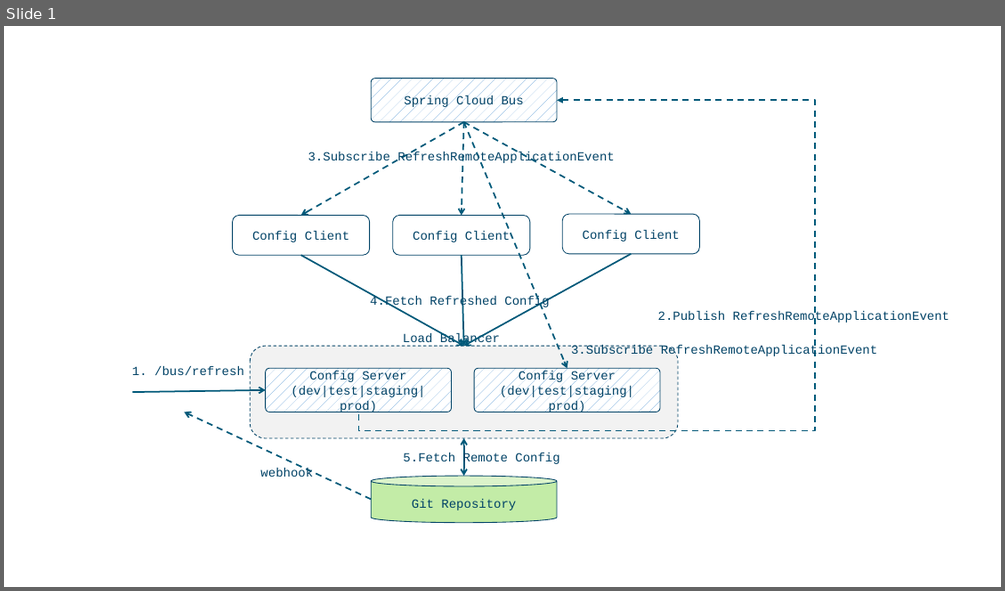
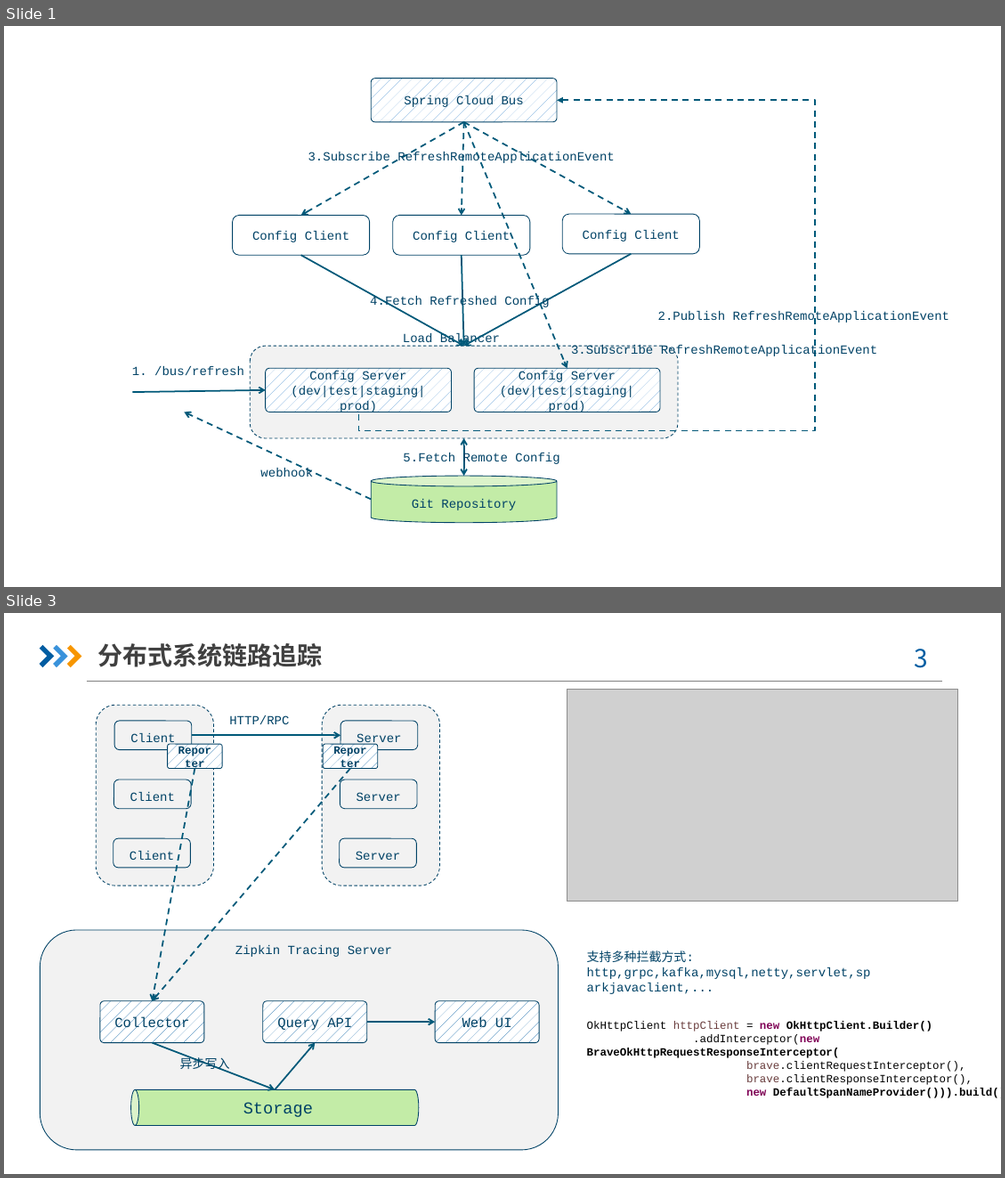
Before and after one commit to osswangxining/osswangxining.github.io, a slide deck: source/images/NewIoTPDocs/tuya.pptx. Shown one above the other, each under a label of ours: slide 1 before the commit, slides 1 and 3 after it; the slides between them are not shown. The pictures are 1005x591 and 1005x1178 pixels, drawn with LibreOffice and Linux fonts; fonts in the diff are those of the drawing; grey boxes stand for pictures; background and template pictures are left out. Boxes give left, top, right and bottom in pixels: in the first picture for what was removed or moved away, otherwise in the second. Text is boxed around its words. In the diff, an @@ line names an element or a change of style, - is before the commit and + after.

```diff
--- a/source/images/NewIoTPDocs/tuya.pptx
+++ b/source/images/NewIoTPDocs/tuya.pptx
@@ slide 3 added at bbox=[4, 613, 1001, 1174], background picture (left out) @@
@@ freeform shape added at bbox=[39, 645, 54, 667], fill #005DA2 @@
@@ freeform shape added at bbox=[53, 645, 68, 667], fill #3992DB @@
@@ freeform shape added at bbox=[67, 645, 81, 667], fill #F79600 @@
@@ text added at bbox=[97, 643, 322, 667], 24 pt, text #404040, bold @@
+分布式系统链路追踪
@@ page number added at bbox=[914, 649, 928, 668], 24 pt, text #005DA2 @@
+3
@@ line added from (86, 681) to (942, 681), #808080 0.75 pt @@
@@ picture added at bbox=[566, 690, 957, 900] @@
@@ rounded rectangle added at bbox=[96, 705, 213, 885], fill #F2F2F2, outline #004266 0.75 pt dashed @@
@@ text added at bbox=[229, 715, 289, 724], 12 pt, text #004266 @@
+HTTP/RPC
@@ rounded rectangle added at bbox=[322, 705, 439, 885], fill #F2F2F2, outline #004266 0.75 pt dashed @@
@@ rounded rectangle added at bbox=[114, 721, 192, 750], fill #F2F2F2, outline #004266 0.75 pt, 12 pt, text #004266 @@
+Client
@@ rounded rectangle added at bbox=[168, 744, 222, 769], fill pattern #005DA2 on #FFFFFF, outline #004266 0.75 pt, 10.7 pt, text #004266, bold @@
+Reporter
@@ arrow added from (192, 735) to (340, 735), #005979 1.5 pt @@
@@ rounded rectangle added at bbox=[323, 744, 377, 769], fill pattern #005DA2 on #FFFFFF, outline #004266 0.75 pt, 10.7 pt, text #004266, bold @@
+Reporter
@@ rounded rectangle added at bbox=[340, 721, 418, 750], fill #F2F2F2, outline #004266 0.75 pt, 12 pt, text #004266 @@
+Server
@@ arrow added from (194, 769) to (152, 1001), #005979 1.5 pt dashed @@
@@ arrow added from (350, 769) to (152, 1001), #005979 1.5 pt dashed @@
@@ rounded rectangle added at bbox=[114, 779, 191, 809], fill #F2F2F2, outline #004266 0.75 pt, 12 pt, text #004266 @@
+Client
@@ rounded rectangle added at bbox=[340, 779, 417, 809], fill #F2F2F2, outline #004266 0.75 pt, 12 pt, text #004266 @@
+Server
@@ rounded rectangle added at bbox=[113, 838, 190, 868], fill #F2F2F2, outline #004266 0.75 pt, 12 pt, text #004266 @@
+Client
@@ rounded rectangle added at bbox=[340, 838, 417, 868], fill #F2F2F2, outline #004266 0.75 pt, 12 pt, text #004266 @@
+Server
@@ rounded rectangle added at bbox=[40, 930, 558, 1150], fill #F2F2F2, outline #004266 0.75 pt @@
@@ text added at bbox=[235, 945, 392, 957], 12 pt, text #004266 @@
+Zipkin Tracing Server
@@ text added at bbox=[587, 950, 871, 979], 12 pt, text #004266 @@
+支持多种拦截方式: http,grpc,kafka,mysql,netty,servlet,sparkjavaclient,...
@@ rounded rectangle added at bbox=[100, 1001, 203, 1043], fill pattern #005DA2 on #FFFFFF, outline #004266 0.75 pt, 13.3 pt, text #004266 @@
+Collector
@@ rounded rectangle added at bbox=[263, 1001, 367, 1043], fill pattern #005DA2 on #FFFFFF, outline #004266 0.75 pt, 13.3 pt, text #004266 @@
+Query API
@@ rounded rectangle added at bbox=[435, 1001, 539, 1043], fill pattern #005DA2 on #FFFFFF, outline #004266 0.75 pt, 13.3 pt, text #004266 @@
+Web UI
@@ arrow added from (367, 1022) to (435, 1022), #005979 1.5 pt @@
@@ text added at bbox=[587, 1021, 1001, 1098], 10.7 pt, text #000000 @@
+OkHttpClient httpClient = new OkHttpClient.Builder()
+.addInterceptor(new BraveOkHttpRequestResponseInterceptor(
+brave.clientRequestInterceptor(),
+brave.clientResponseInterceptor(),
+new DefaultSpanNameProvider())).build();
@@ arrow added from (152, 1042) to (275, 1089), #005979 1.5 pt @@
@@ text added at bbox=[180, 1055, 230, 1071], 12 pt, text #004266 @@
+异步写入
@@ arrow added from (275, 1089) to (316, 1042), #005979 1.5 pt @@
@@ cylinder added at bbox=[130, 1090, 419, 1126], fill #C3ECA7, outline #004266 0.75 pt, 16 pt, text #004266 @@
+Storage
```
Also in this commit, not shown: 8 other slides added, 1 other file.
